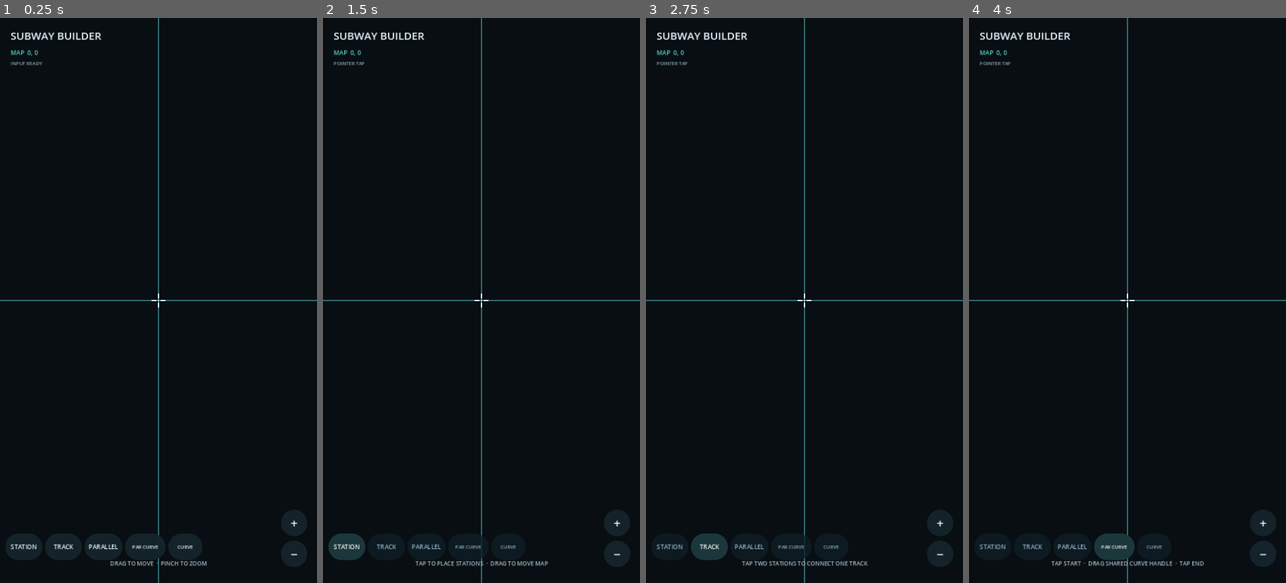
Above: before the commit, frames 1-4 (left to right).
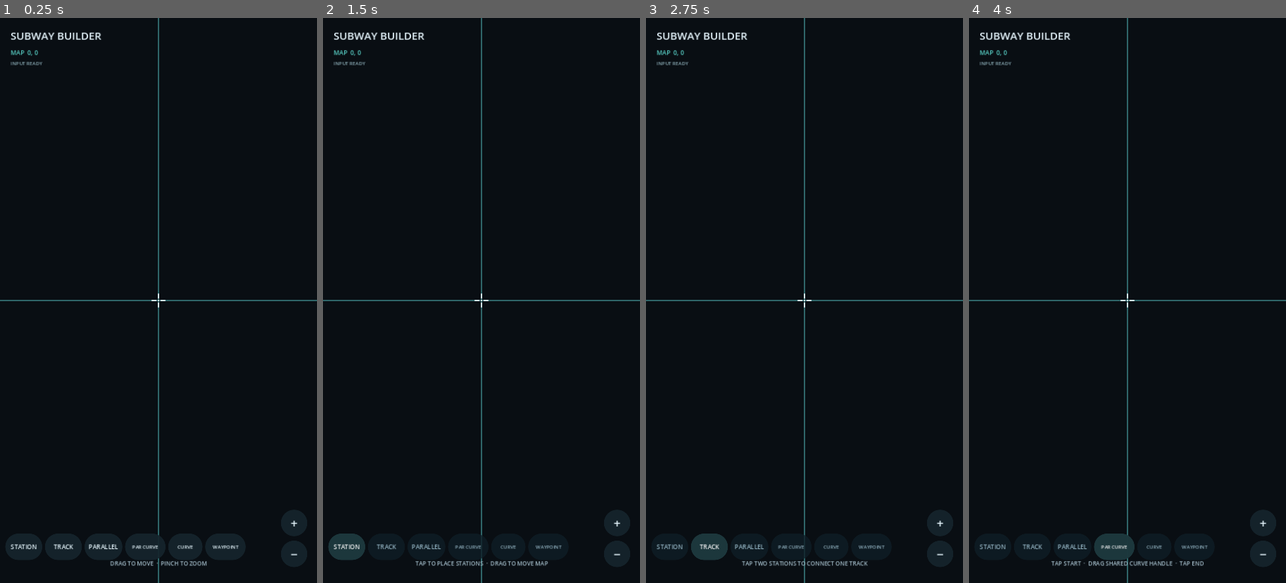
Above: after the commit, the same moments.

Repository: cccatm1950-glitch/Subway-builder-pe
Game: Godot game, scene res://scenes/main.tscn
Two runs of this game, one before a commit and one after it. Both use one fixed random seed, a clock stepped at 60 frames per second and the inputs below.
Inputs (mouse positions are in pixels of both pictures, inside the frame that each line leads up to):
- Up to frame 1 (0.25 s): no input
- Up to frame 2 (1.5 s): click (548, 549) at 0.5 s, where only the run after the commit has a clickable "WAYPOINT"; click "STATION" at 1.25 s
- Up to frame 3 (2.75 s): click "TRACK" at 2 s
- Up to frame 4 (4 s): click "PARALLEL" at 2.75 s; click "PAR CURVE" at 3.5 s

The runs differ from the first frame. In frame 1, less than 0.1% of the frame differs, in the area x 66-76%, y 93-94%; in frame 2, less than 0.1%, in the area x 3-76%, y 7-94%; in frame 3, less than 0.1%; in frame 4, less than 0.1%.

Commit message:
Add dedicated waypoint construction button

Diff:
--- a/scripts/hud.gd
+++ b/scripts/hud.gd
@@ -7,6 +7,7 @@
 signal parallel_mode_requested
 signal parallel_curve_mode_requested
 signal curve_mode_requested
+signal waypoint_mode_requested
 signal cancel_build_requested
 
 var coordinate_label: Label
@@ -16,6 +17,7 @@
 var parallel_button: Button
 var parallel_curve_button: Button
 var curve_button: Button
+var waypoint_button: Button
 var input_status_label: Label
 
 func _ready() -> void:
@@ -121,6 +123,19 @@
 	curve_button.pressed.connect(func(): curve_mode_requested.emit())
 	add_child(curve_button)
 
+	waypoint_button = _make_action_button("WAYPOINT")
+	waypoint_button.anchor_left = 0.0
+	waypoint_button.anchor_right = 0.0
+	waypoint_button.anchor_top = 1.0
+	waypoint_button.anchor_bottom = 1.0
+	waypoint_button.offset_left = 466
+	waypoint_button.offset_top = -112
+	waypoint_button.offset_right = 558
+	waypoint_button.offset_bottom = -52
+	waypoint_button.add_theme_font_size_override("font_size", 11)
+	waypoint_button.pressed.connect(func(): waypoint_mode_requested.emit())
+	add_child(waypoint_button)
+
 	var zoom_in := _make_zoom_button("+")
 	zoom_in.anchor_left = 1.0
 	zoom_in.anchor_right = 1.0
@@ -171,7 +186,7 @@
 	return style
 
 func is_ui_position(screen_position: Vector2) -> bool:
-	for control in [station_button, track_button, parallel_button, parallel_curve_button, curve_button]:
+	for control in [station_button, track_button, parallel_button, parallel_curve_button, curve_button, waypoint_button]:
 		if is_instance_valid(control) and control.get_global_rect().has_point(screen_position):
 			return true
 	for control in get_children():
@@ -194,6 +209,7 @@
 	parallel_button.modulate = Color(1, 1, 1, 1) if mode == "parallel" else Color(0.72, 0.82, 0.86, 0.85)
 	parallel_curve_button.modulate = Color(1, 1, 1, 1) if mode == "parallel_curve" else Color(0.72, 0.82, 0.86, 0.85)
 	curve_button.modulate = Color(1, 1, 1, 1) if mode == "curve" else Color(0.72, 0.82, 0.86, 0.85)
+	waypoint_button.modulate = Color(1, 1, 1, 1) if mode == "waypoint" else Color(0.72, 0.82, 0.86, 0.85)
 
 func _draw() -> void:
 	var center := size * 0.5
